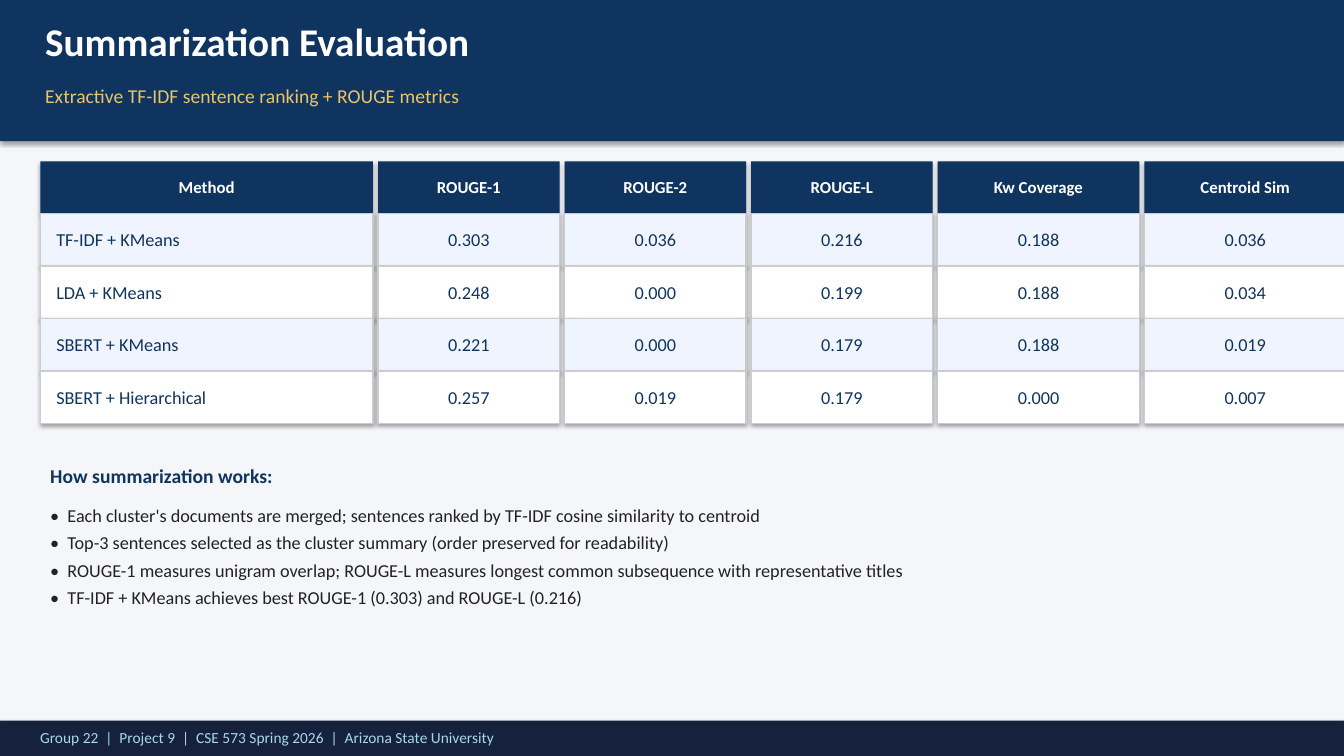
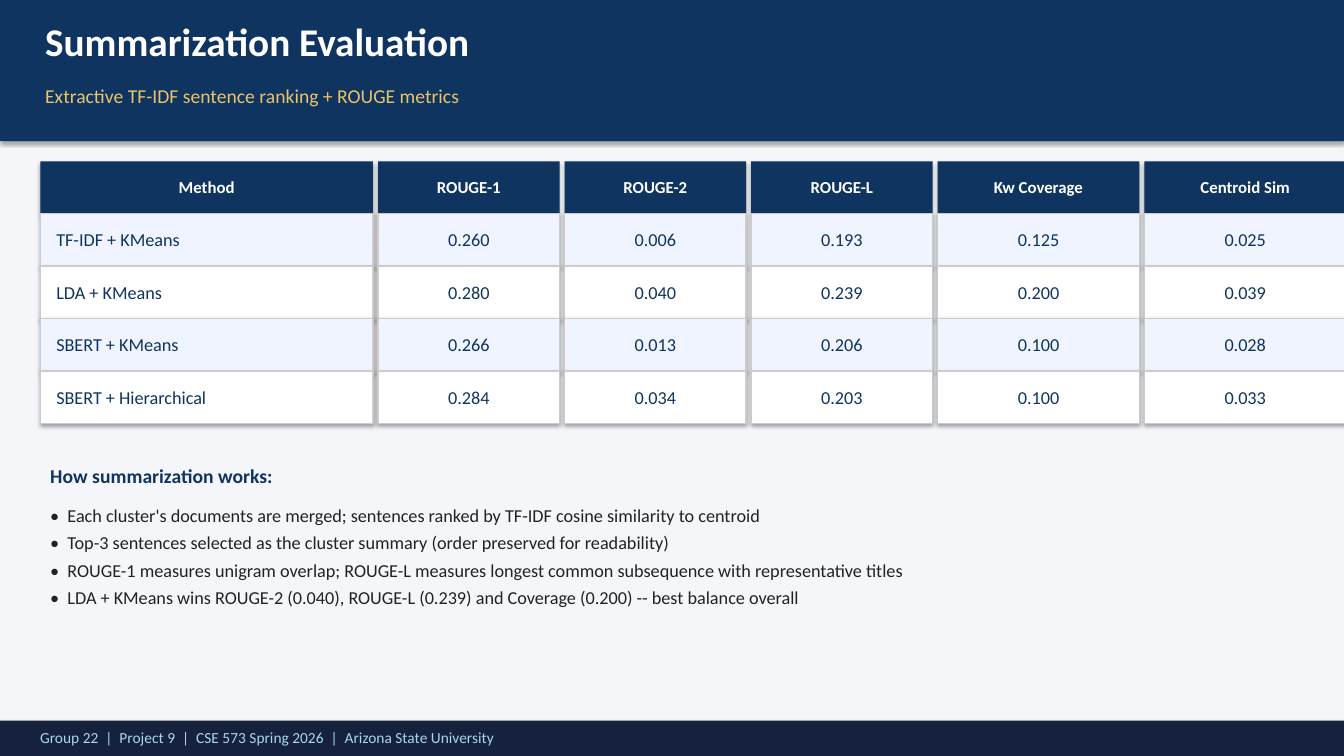
Before and after one commit to ReethikaGogireddy/PatentSummarizer, a slide deck: slide 9 of Group22-Project9-SP26-Group-DEMO-Presentation.pptx. Drawn at 1344x756 pixels with LibreOffice and Linux fonts; fonts in the diff are those of the drawing. Boxes give left, top, right and bottom in pixels: in the first picture for what was removed or moved away, otherwise in the second. Text is boxed around its words. In the diff, an @@ line names an element or a change of style, - is before the commit and + after.

```diff
--- a/Group22-Project9-SP26-Group-DEMO-Presentation.pptx
+++ b/Group22-Project9-SP26-Group-DEMO-Presentation.pptx
@@ text at [448, 233, 489, 246]: text changed @@
-0.303
+0.260
@@ text at [635, 233, 676, 246]: text changed @@
-0.036
+0.006
@@ text at [821, 234, 862, 246]: text changed @@
-0.216
+0.193
@@ text at [1018, 234, 1059, 246]: text changed @@
-0.188
+0.125
@@ text at [1225, 234, 1266, 246]: text changed @@
-0.036
+0.025
@@ text at [448, 286, 489, 299]: text changed @@
-0.248
+0.280
@@ text at [635, 287, 676, 299]: text changed @@
-0.000
+0.040
@@ text at [821, 287, 862, 299]: text changed @@
-0.199
+0.239
@@ text at [1018, 287, 1059, 299]: text changed @@
-0.188
+0.200
@@ text at [1225, 287, 1266, 299]: text changed @@
-0.034
+0.039
@@ text at [448, 338, 489, 351]: text changed @@
-0.221
+0.266
@@ text at [635, 339, 676, 351]: text changed @@
-0.000
+0.013
@@ text at [821, 338, 862, 351]: text changed @@
-0.179
+0.206
@@ text at [1018, 339, 1059, 351]: text changed @@
-0.188
+0.100
@@ text at [1225, 338, 1266, 351]: text changed @@
-0.019
+0.028
@@ text at [448, 391, 489, 404]: text changed @@
-0.257
+0.284
@@ text at [635, 392, 676, 404]: text changed @@
-0.019
+0.034
@@ text at [821, 392, 862, 404]: text changed @@
-0.179
+0.203
@@ text at [1018, 392, 1059, 404]: text changed @@
-0.000
+0.100
@@ text at [1225, 392, 1266, 404]: text changed @@
-0.007
+0.033
@@ text at [67, 591, 799, 607]: text changed @@
-• TF-IDF + KMeans achieves best ROUGE-1 (0.303) and ROUGE-L (0.216)
+• LDA + KMeans wins ROUGE-2 (0.040), ROUGE-L (0.239) and Coverage (0.200) -- best balance overall
```
Also in this commit, not shown: 6 other slides changed, 24 other files.
